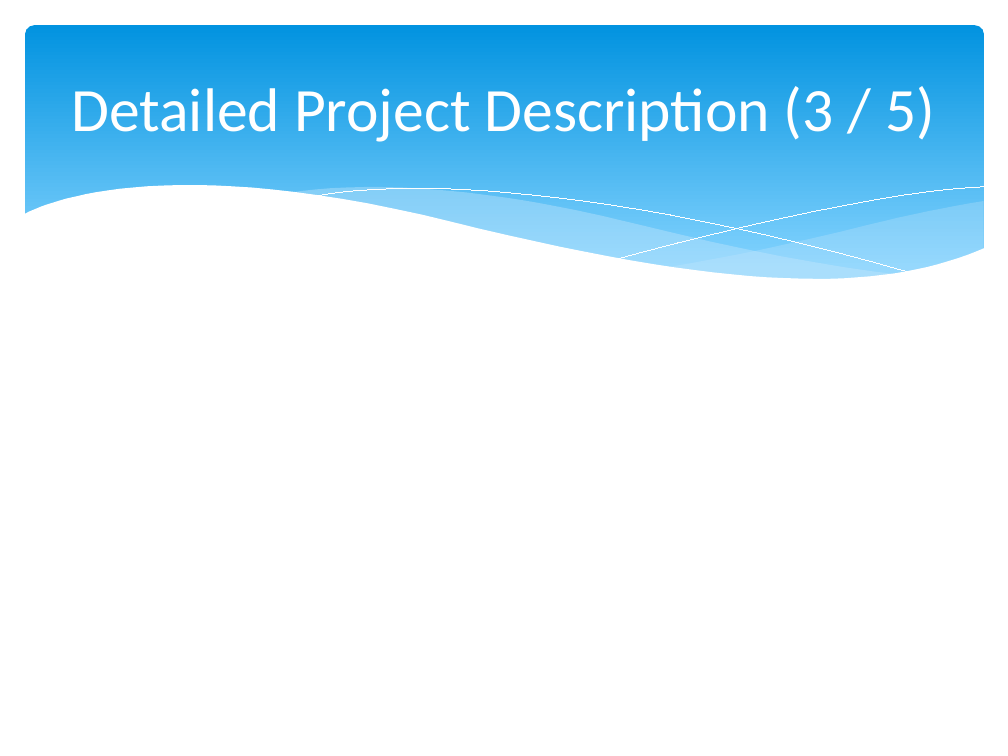
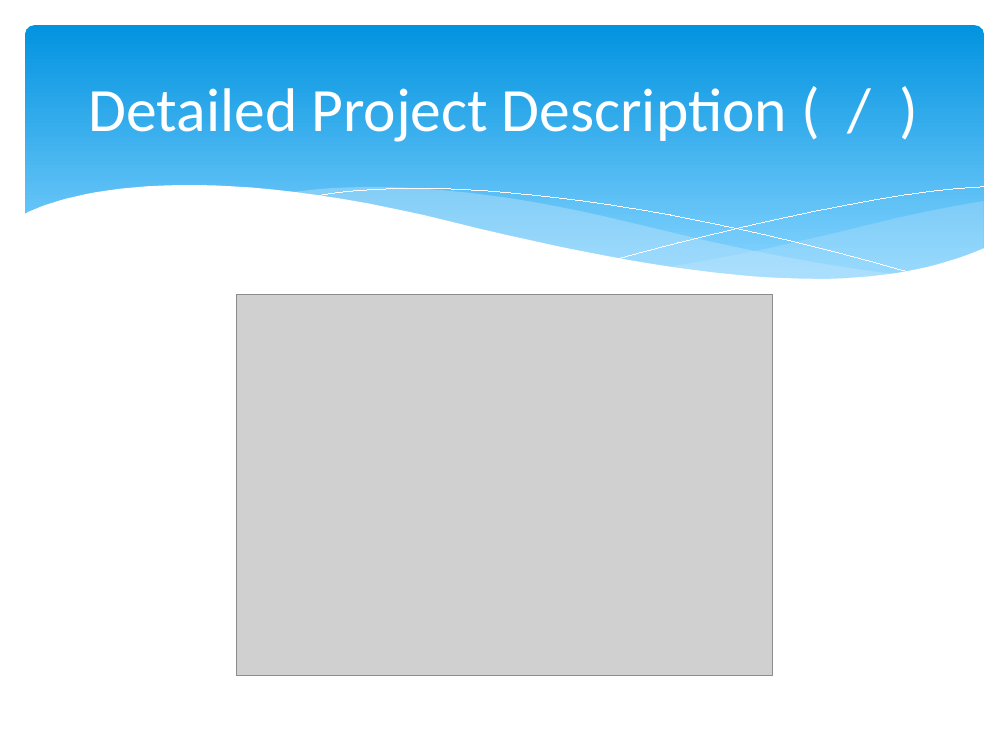
Before and after one commit to hankn01/VaccineCMSJavaSwing, a slide deck: slide 7 of team1Presentation.pptx (slide 5 before the commit). Drawn at 1008x756 pixels with LibreOffice and Linux fonts; fonts in the diff are those of the drawing; grey boxes stand for pictures. Boxes give left, top, right and bottom in pixels: in the first picture for what was removed or moved away, otherwise in the second. Text is boxed around its words. In the diff, an @@ line names an element or a change of style, - is before the commit and + after.

Commit message:
ppt added

```diff
--- a/team1Presentation.pptx
+++ b/team1Presentation.pptx
@@ title at [89, 88, 787, 142]: text changed @@
-Detailed Project Description (3 / 5)
+Detailed Project Description ( / )
@@ picture added at [237, 295, 772, 675] @@
```
Also in this commit, not shown: 5 other slides changed, 5 slides added, 14 other files.
